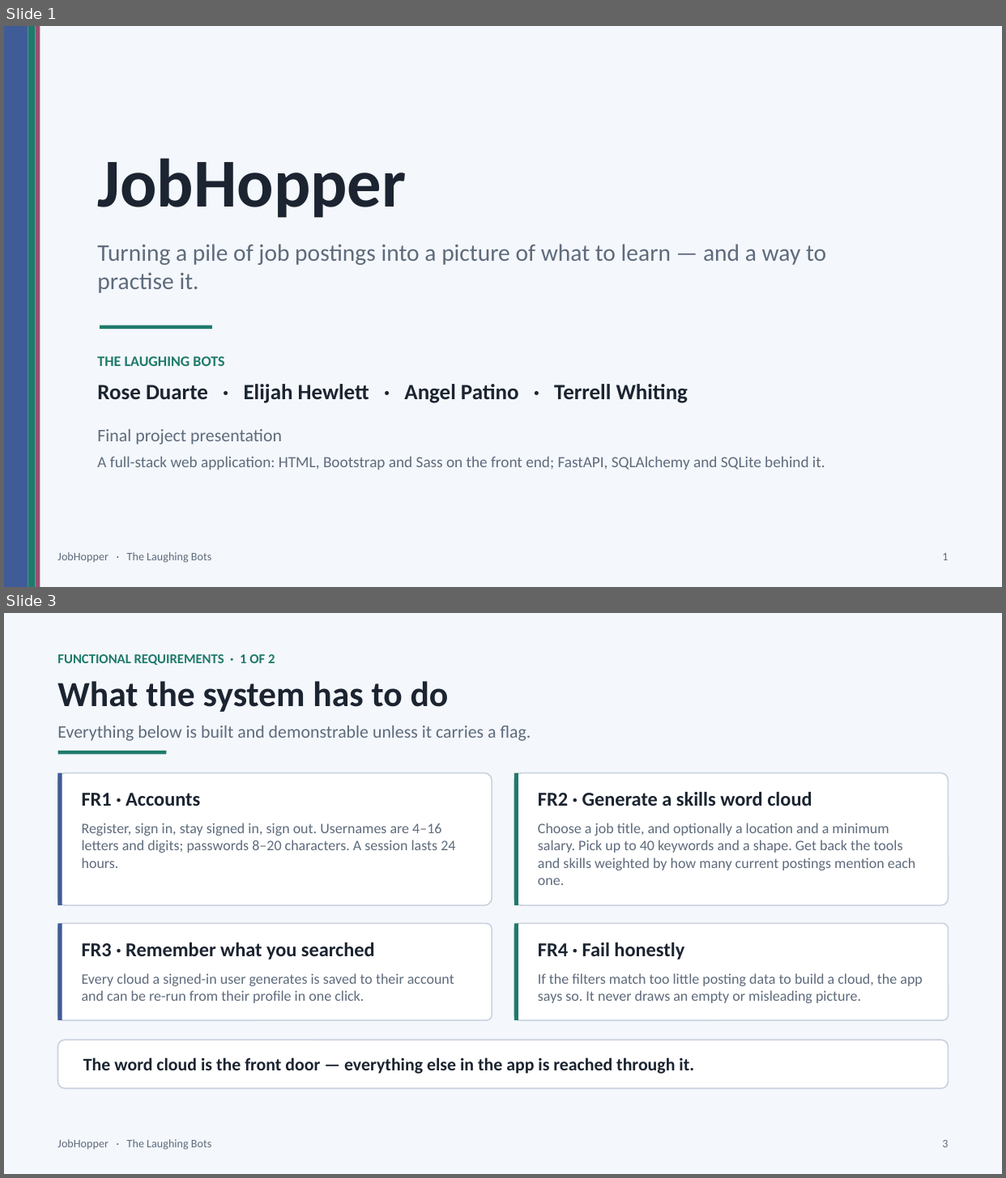
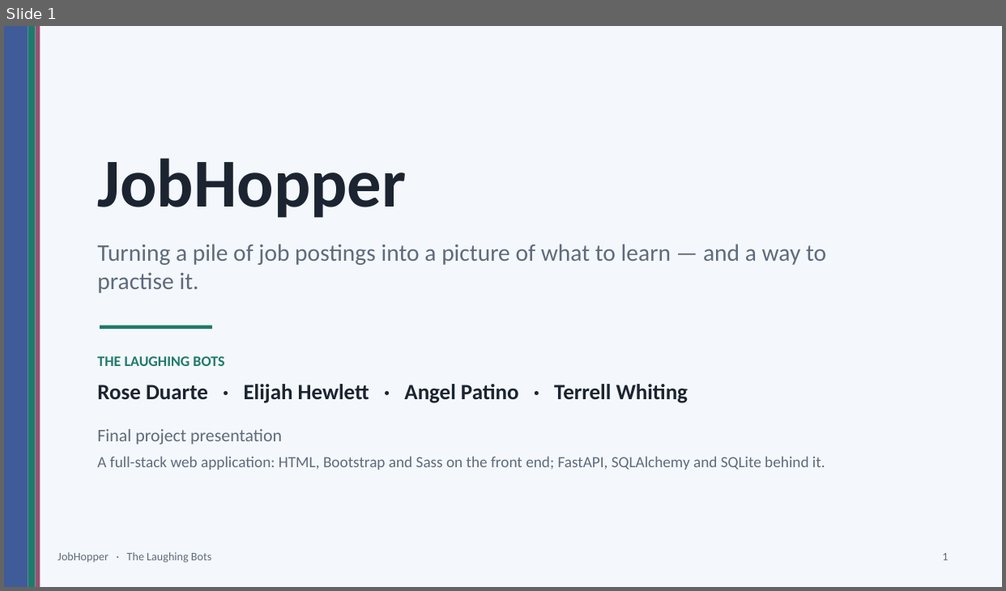
Before and after one commit to erhewlett/Laughing-Bots, a slide deck: presentation/JobHopper_Final_Presentation.pptx. Shown one above the other, each under a label of ours: slides 1 and 3 before the commit, slide 1 after it; the slides between them are not shown. The pictures are 1006x1178 and 1006x591 pixels, drawn with LibreOffice and Linux fonts; fonts in the diff are those of the drawing. Boxes give left, top, right and bottom in pixels: in the first picture for what was removed or moved away, otherwise in the second. Text is boxed around its words. In the diff, an @@ line names an element or a change of style, - is before the commit and + after.

```diff
--- a/presentation/JobHopper_Final_Presentation.pptx
+++ b/presentation/JobHopper_Final_Presentation.pptx
@@ slide 3 removed at [4, 613, 1002, 1174], background #FFFFFF @@
@@ rectangle removed at [4, 613, 1002, 1174] @@
@@ text removed at [57, 654, 275, 665] @@
-FUNCTIONAL REQUIREMENTS · 1 OF 2
@@ text removed at [57, 681, 449, 712] @@
-What the system has to do
@@ text removed at [57, 726, 531, 741] @@
-Everything below is built and demonstrable unless it carries a flag.
@@ rectangle removed at [58, 751, 167, 755] @@
@@ rounded rectangle removed at [58, 773, 492, 905] @@
@@ rectangle removed at [58, 773, 62, 905] @@
@@ rounded rectangle removed at [514, 773, 948, 905] @@
@@ rectangle removed at [514, 773, 519, 905] @@
@@ text removed at [82, 793, 200, 806] @@
-FR1 · Accounts
@@ text removed at [538, 792, 812, 806] @@
-FR2 · Generate a skills word cloud
@@ text removed at [82, 823, 455, 868] @@
-Register, sign in, stay signed in, sign out. Usernames are 4–16
-letters and digits; passwords 8–20 characters. A session lasts 24
-hours.
@@ text removed at [538, 823, 916, 885] @@
-Choose a job title, and optionally a location and a minimum
-salary. Pick up to 40 keywords and a shape. Get back the tools
-and skills weighted by how many current postings mention each
-one.
@@ rounded rectangle removed at [58, 924, 492, 1021] @@
@@ rectangle removed at [58, 924, 62, 1021] @@
@@ rounded rectangle removed at [514, 924, 948, 1021] @@
@@ rectangle removed at [514, 924, 519, 1021] @@
@@ text removed at [82, 943, 375, 960] @@
-FR3 · Remember what you searched
@@ text removed at [538, 943, 684, 960] @@
-FR4 · Fail honestly
@@ text removed at [82, 973, 454, 1003] @@
-Every cloud a signed-in user generates is saved to their account
-and can be re-run from their profile in one click.
@@ text removed at [538, 973, 922, 1003] @@
-If the filters match too little posting data to build a cloud, the app
-says so. It never draws an empty or misleading picture.
@@ rounded rectangle removed at [58, 1041, 948, 1089] @@
@@ text removed at [83, 1058, 694, 1074] @@
-The word cloud is the front door — everything else in the app is reached through it.
@@ text removed at [57, 1139, 211, 1150] @@
-JobHopper · The Laughing Bots
@@ text removed at [942, 1140, 948, 1148] @@
-3
```
Also in this commit, not shown: 4 slides changed, 2 slides added, 1 other slide removed, 5 other files.
